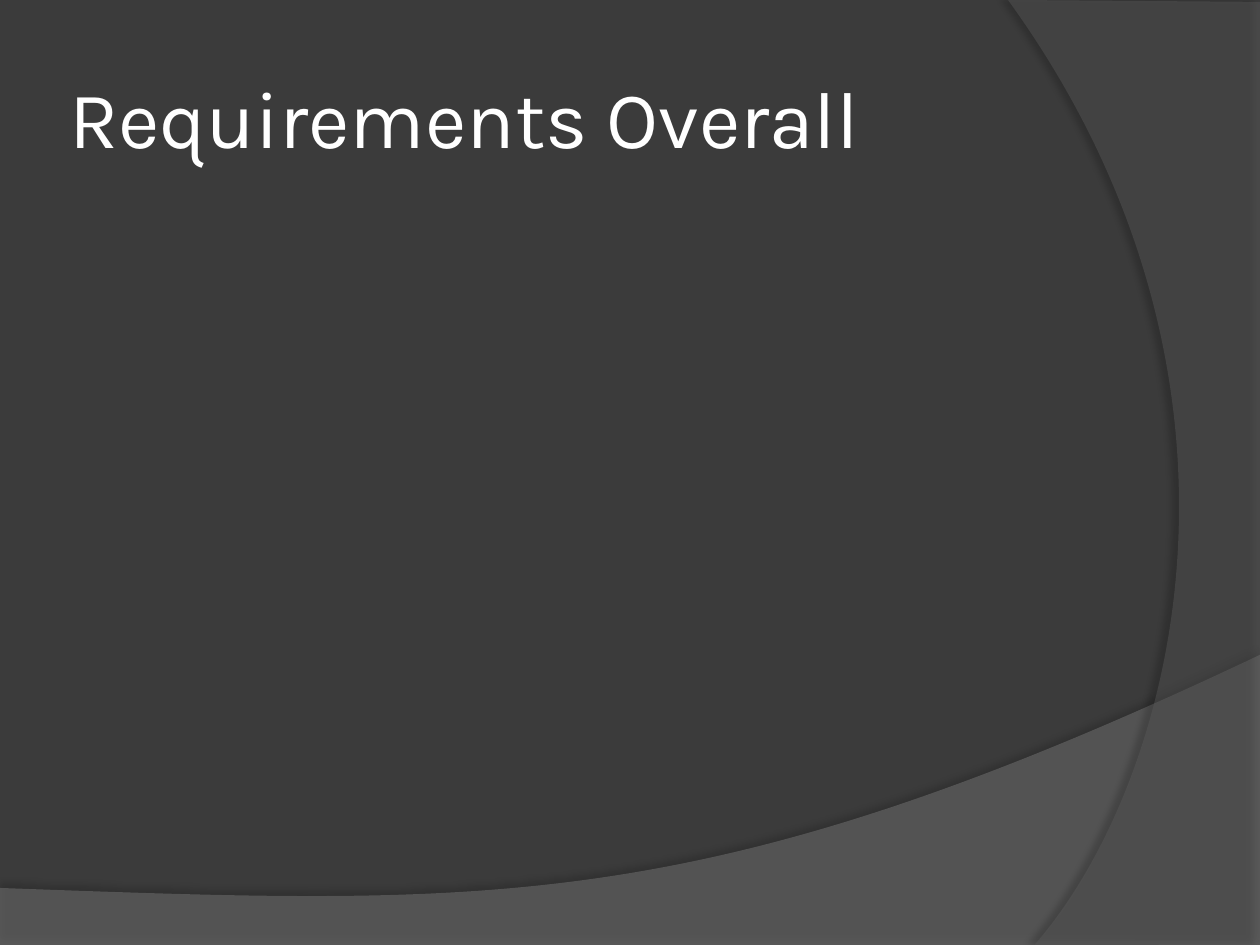
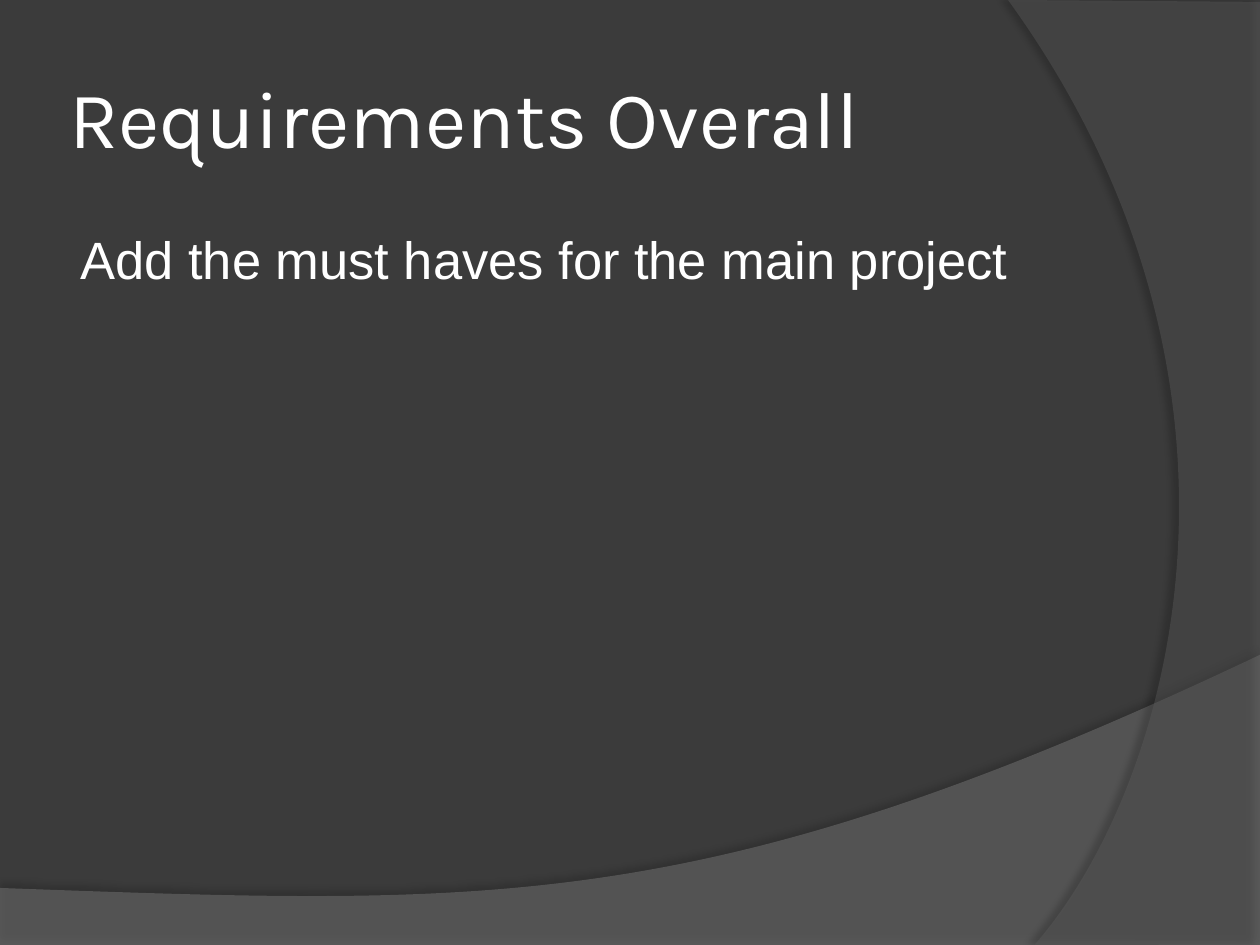
Before and after one commit to bsclayt1/CSE360-Project, a slide deck: slide 7 of Presentation/Presentation.pptx. Drawn at 1260x945 pixels with LibreOffice and Linux fonts; fonts in the diff are those of the drawing. Boxes give left, top, right and bottom in pixels: in the first picture for what was removed or moved away, otherwise in the second. Text is boxed around its words. In the diff, an @@ line names an element or a change of style, - is before the commit and + after.

```diff
--- a/Presentation/Presentation.pptx
+++ b/Presentation/Presentation.pptx
@@ text added at [80, 241, 1007, 290], 30 pt, text #FFFFFF @@
+Add the must haves for the main project
```
Also in this commit, not shown: 5 other slides changed, 4 slides added, 2 slides removed, 3 other files.
